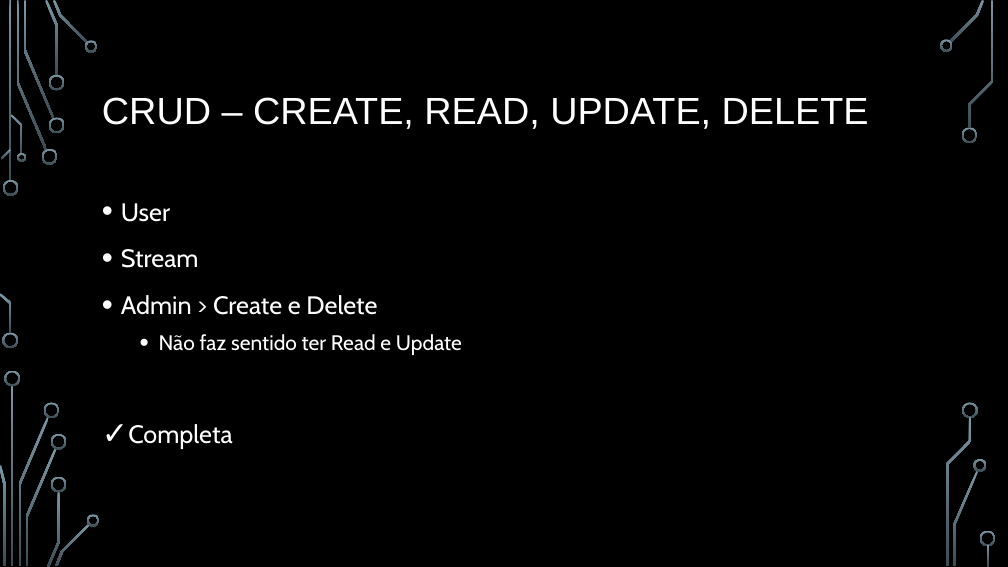
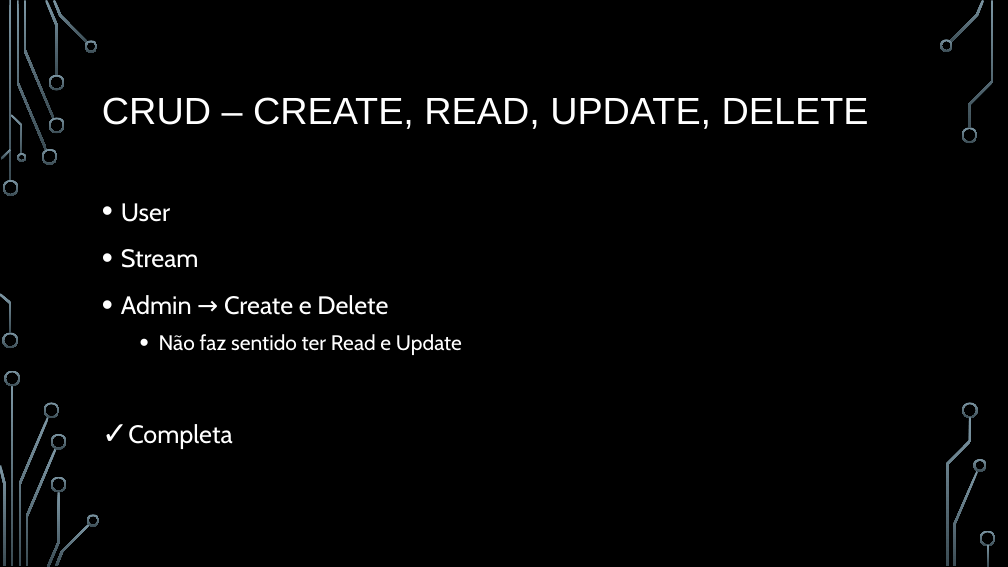
Before and after one commit to BrunoRosendo/StreamZ-AEDA-proj-, a slide deck: slide 9 of StreamZ.pptx (slide 8 before the commit). Drawn at 1008x567 pixels with LibreOffice and Linux fonts; fonts in the diff are those of the drawing; background and template pictures are left out. Boxes give left, top, right and bottom in pixels: in the first picture for what was removed or moved away, otherwise in the second. Text is boxed around its words. In the diff, an @@ line names an element or a change of style, - is before the commit and + after.

```diff
--- a/StreamZ.pptx
+++ b/StreamZ.pptx
@@ text at [121, 295, 388, 315]: text changed @@
-• Admin > Create e Delete
+• Admin → Create e Delete
```
Also in this commit, not shown: 4 other slides changed, 2 slides added, 1 slide removed.
